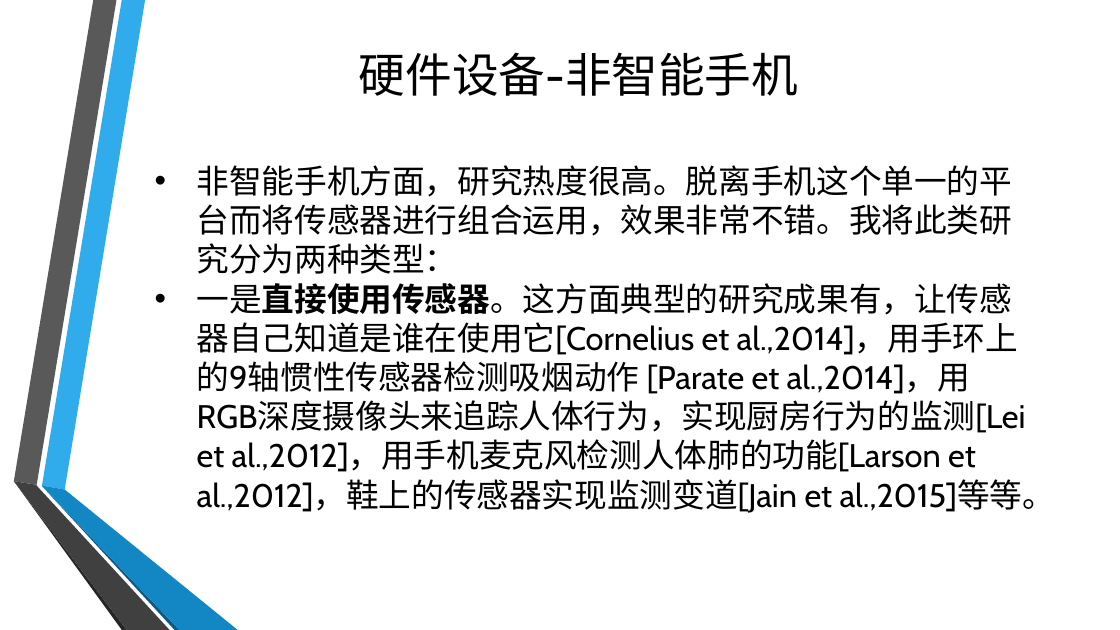
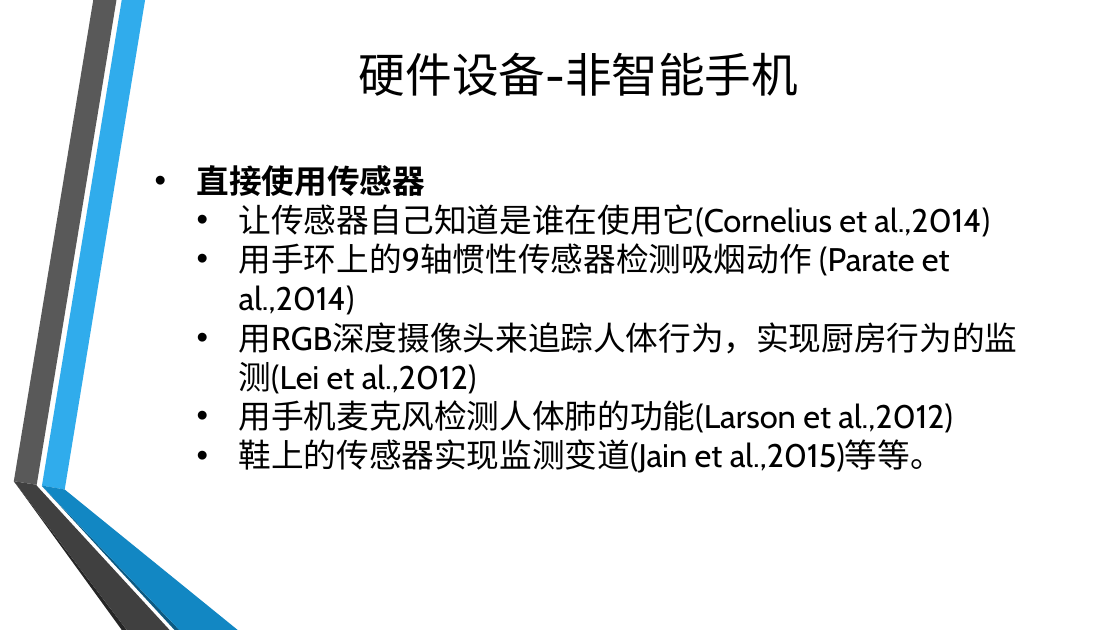
Before and after one commit to riheng/MachineLearning, a slide deck: slide 8 of 行为识别方面会议论文研究总结.pptx (slide 9 before the commit). Drawn at 1120x630 pixels with LibreOffice and Linux fonts; fonts in the diff are those of the drawing; background and template pictures are left out. Boxes give left, top, right and bottom in pixels: in the first picture for what was removed or moved away, otherwise in the second. Text is boxed around its words. In the diff, an @@ line names an element or a change of style, - is before the commit and + after.

```diff
--- a/行为识别方面会议论文研究总结.pptx
+++ b/行为识别方面会议论文研究总结.pptx
@@ text at [197,165,1018,473]: text changed @@
-• 非智能手机方面，研究热度很高。脱离手机这个单一的平台而将传感器进行组合运用，效果非常不错。我将此类研究分为两种类型：
-• 一是直接使用传感器。这方面典型的研究成果有，让传感器自己知道是谁在使用它[Cornelius et al.,2014]，用手环上的9轴惯性传感器检测吸烟动作 [Parate et al.,2014]，用RGB深度摄像头来追踪人体行为，实现厨房行为的监测[Lei et al.,2012]，用手机麦克风检测人体肺的功能[Larson et al.,2012]，鞋上的传感器实现监测变道[Jain et al.,2015]等等。
+• 直接使用传感器
+  • 让传感器自己知道是谁在使用它(Cornelius et al.,2014)
+  • 用手环上的9轴惯性传感器检测吸烟动作 (Parate et al.,2014)
+  • 用RGB深度摄像头来追踪人体行为，实现厨房行为的监测(Lei et al.,2012)
+  • 用手机麦克风检测人体肺的功能(Larson et al.,2012)
+  • 鞋上的传感器实现监测变道(Jain et al.,2015)等等。
```
Also in this commit, not shown: 2 other slides changed, 1 slide added, 6 slides removed, 1 other file.
